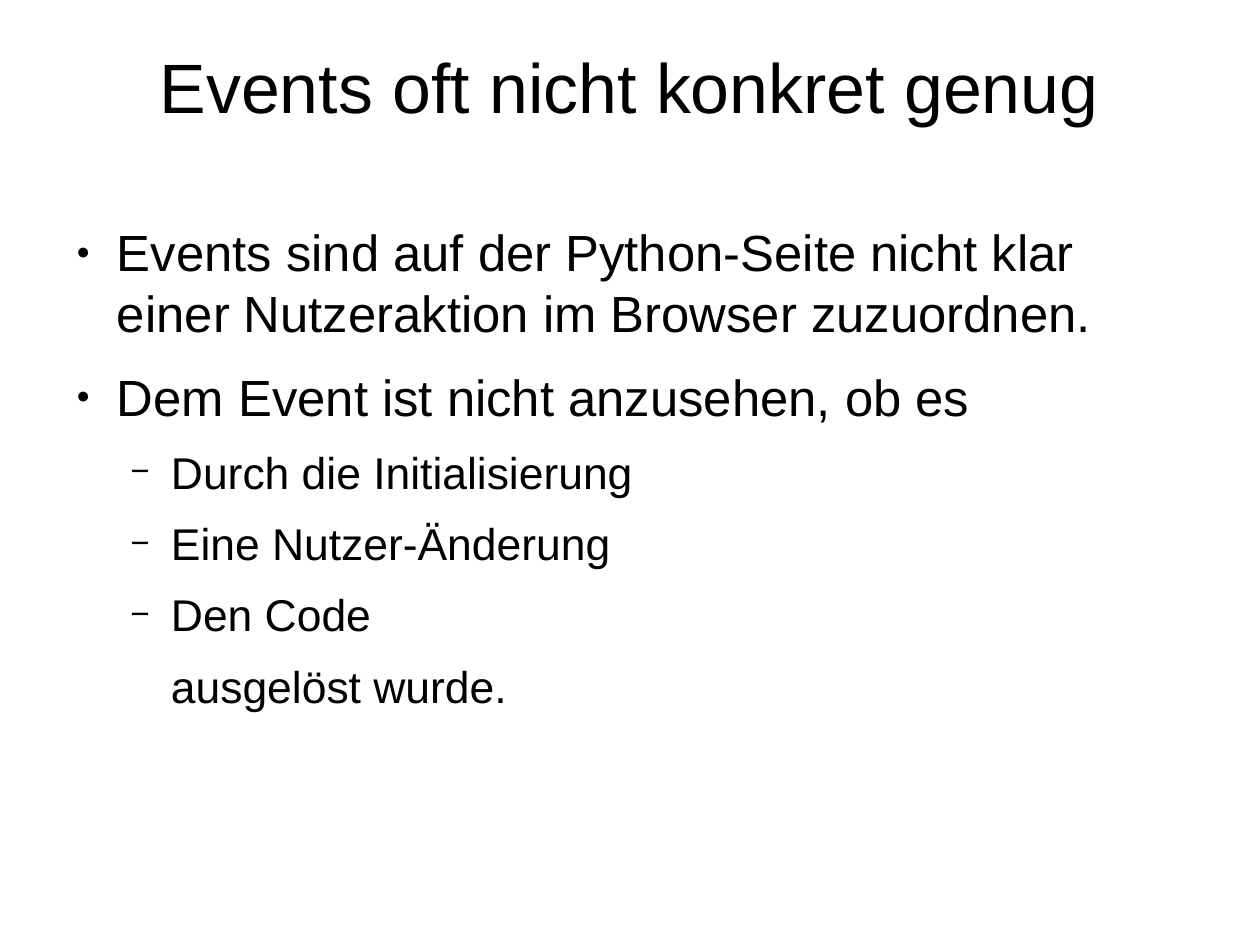
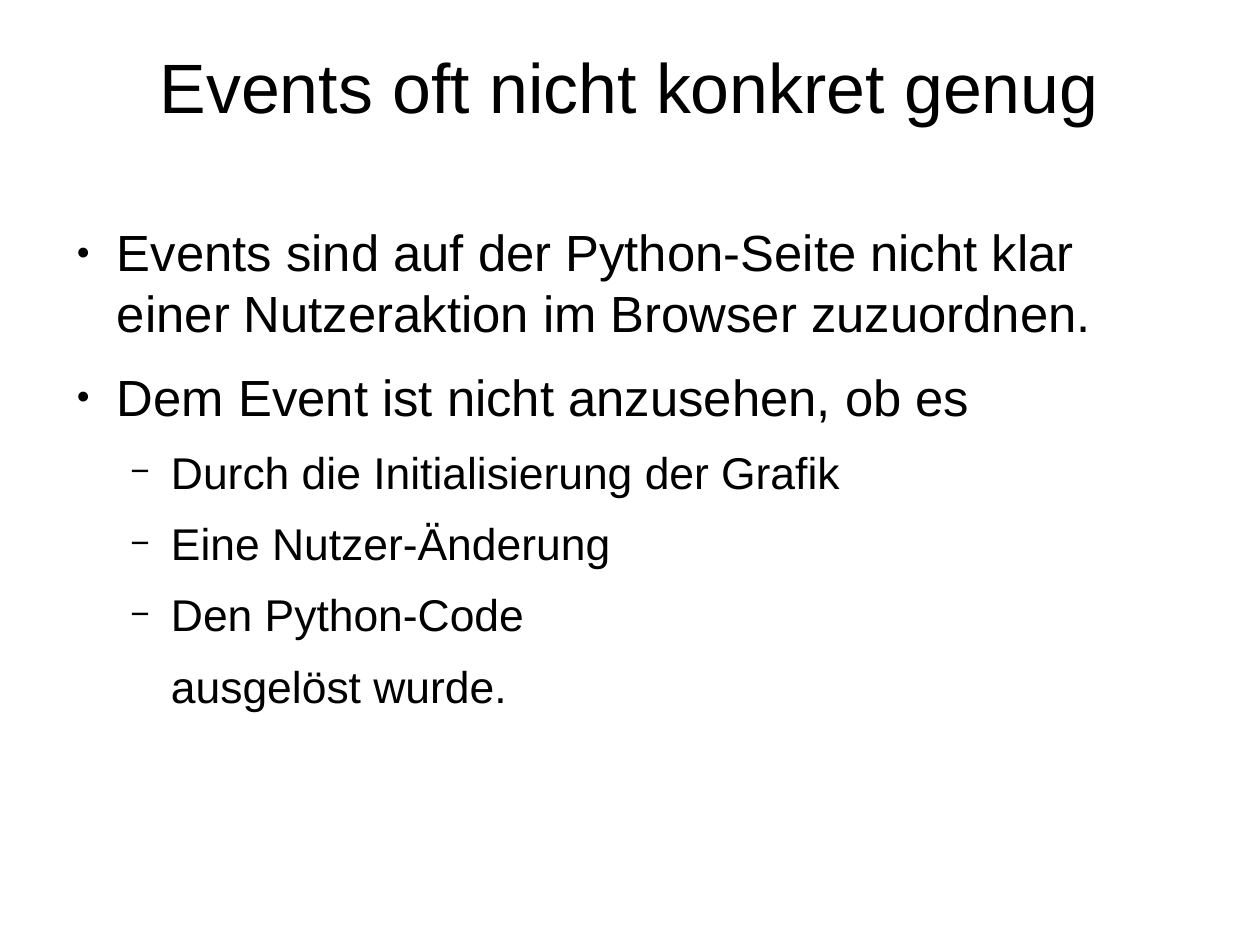
Before and after one commit to Inqbus/python_summit, a slide deck: slide 65 of vortrag/bokeh_sandra.odp (slide 60 before the commit). Drawn at 1260x945 pixels with LibreOffice and Linux fonts; fonts in the diff are those of the drawing. Boxes give left, top, right and bottom in pixels: in the first picture for what was removed or moved away, otherwise in the second. Text is boxed around its words. In the diff, an @@ line names an element or a change of style, - is before the commit and + after.

```diff
--- a/vortrag/bokeh_sandra.odp
+++ b/vortrag/bokeh_sandra.odp
@@ text at bbox=[171, 456, 839, 498]: text changed @@
-  − Durch die Initialisierung
+  − Durch die Initialisierung der Grafik
@@ text at bbox=[171, 598, 524, 641]: text changed @@
-  − Den Code
+  − Den Python-Code
```
Also in this commit, not shown: 9 other slides changed, 4 slides added, 1 slide removed, 5 other files.
